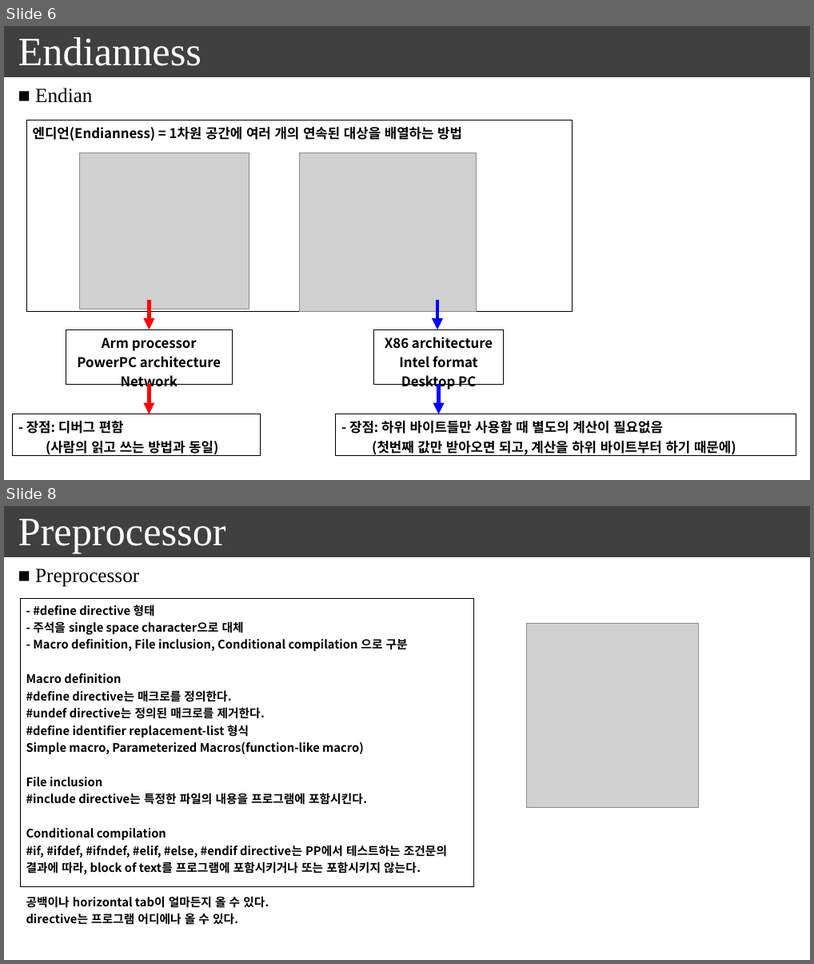
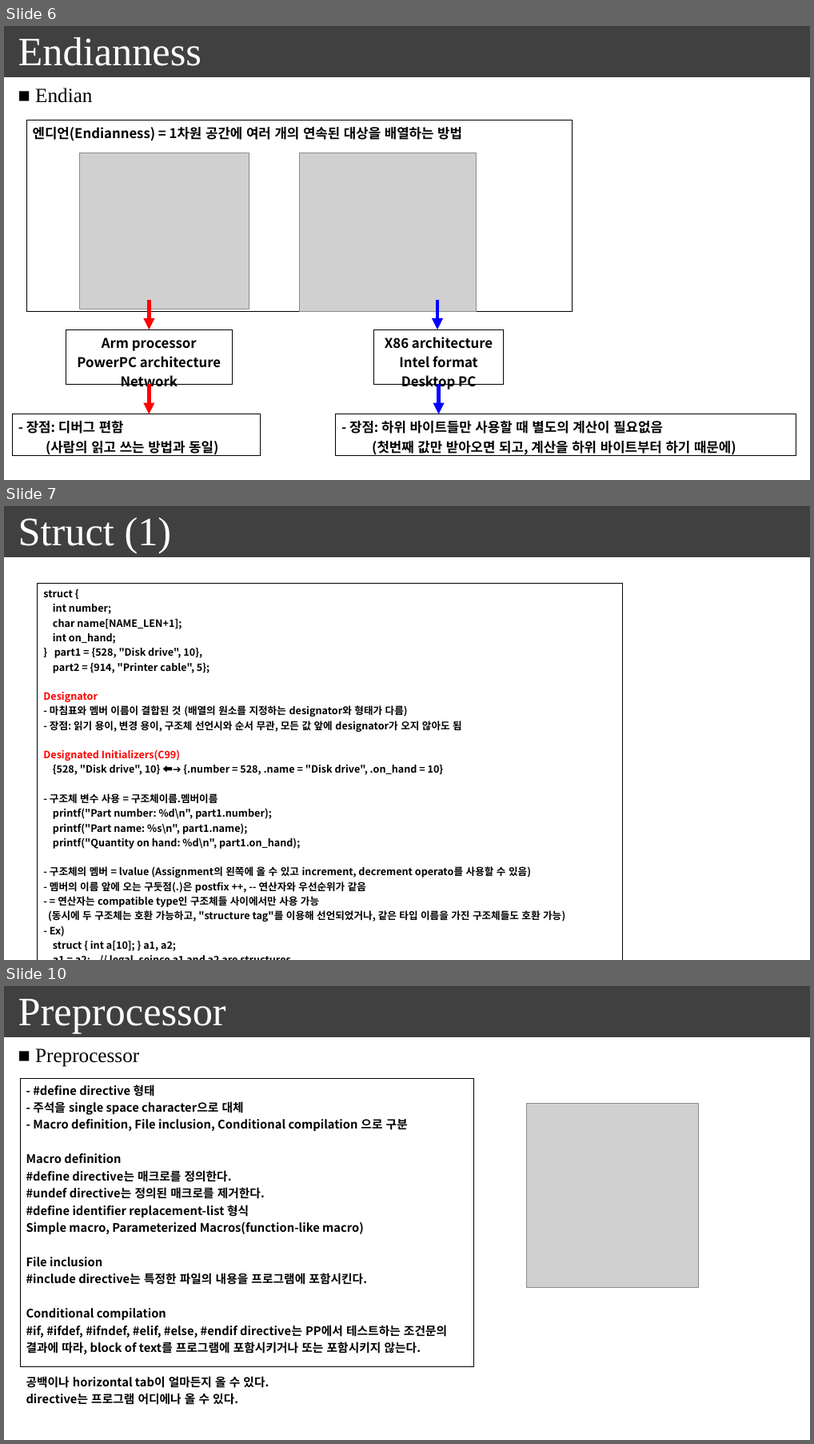
Before and after one commit to seonghokim/Study, a slide deck: everything in c.pptx. Shown one above the other, each under a label of ours: slides 6 and 8 before the commit, slides 6, 7 and 10 after it; the slides between them are not shown. The pictures are 814x964 and 814x1444 pixels, drawn with LibreOffice and Linux fonts; fonts in the diff are those of the drawing; grey boxes stand for pictures. Boxes give left, top, right and bottom in pixels: in the first picture for what was removed or moved away, otherwise in the second. Text is boxed around its words. In the diff, an @@ line names an element or a change of style, - is before the commit and + after.

```diff
--- a/everything in c.pptx
+++ b/everything in c.pptx
@@ slide 7 added at (4, 506, 810, 960), background #FFFFFF; not listed: 1 template element that a slide beside it also shows @@
@@ text added at (18, 517, 172, 553), 48 pt, text #FFFFFF @@
+Struct (1)
@@ table added at (38, 583, 623, 954), 1 rows, 1 columns @@
+struct { / int number; / char name[NAME_LEN+1]; / int on_hand; / } part1 = {528, "Disk drive", 10}, / part2 = {914, "Printer cable", 5}; / Designator / - 마침표와 멤버 이름이 결합된 것 (배열의 원소를 지정하는 designator와 형태가 다름) / - 장점: 읽기 용이, 변경 용이, 구조체 선언시와 순서 무관, 모든 값 앞에 designator가 오지 않아도 됨 / Designated Initializers(C99) / {528, "Disk drive", 10} ⬅➔ {.number = 528, .name = "Disk drive", .on_hand = 10} / - 구조체 변수 사용 = 구조체이름.멤버이름 / printf("Part number: %d\n", part1.number); / printf("Part name: %s\n", part1.name); / printf("Quantity on hand: %d\n", part1.on_hand); / - 구조체의 멤버 = lvalue (Assignment의 왼쪽에 올 수 있고 increment, decrement operato를 사용할 수 있음) / - 멤버의 이름 앞에 오는 구둣점(.)은 postfix ++, -- 연산자와 우선순위가 같음 / - = 연산자는 compatible type인 구조체들 사이에서만 사용 가능 / (동시에 두 구조체는 호환 가능하고, "structure tag"를 이용해 선언되었거나, 같은 타입 이름을 가진 구조체들도 호환 가능) / - Ex) / struct { int a[10]; } a1, a2; / a1 = a2; // legal, seince a1 and a2 are structures
@@ what was slide 8 is now slide 10 @@
```
Also in this commit, not shown: 3 slides changed, 1 other slide added.
